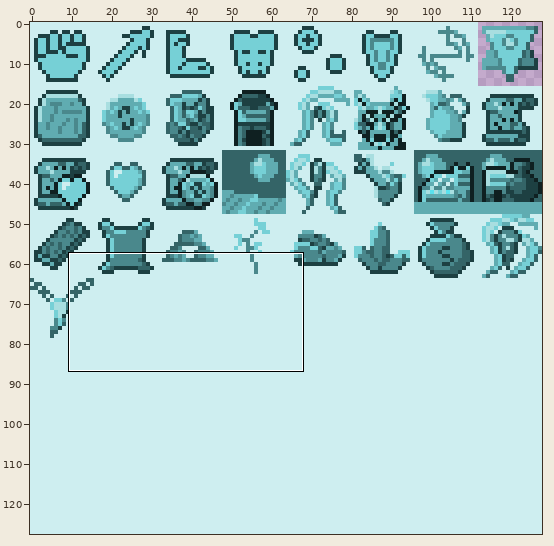
One commit to this sprite sheet: assets/icons/moonicons.png. Above: a wide view before the commit, with the close-up outlined.
Close-up. Before the commit:
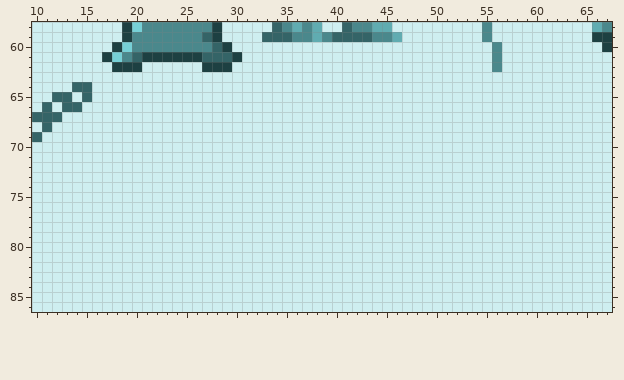
The file is 128x128 pixels. Shown: x 10..67, y 58..86.
New version:
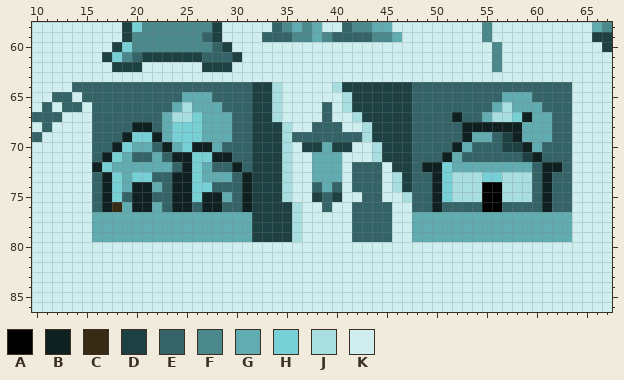
Palette (. is transparent): A #000000  B #0f2021  C #372b16  D #1d4042  E #346467  F #4a888c  G #60acb1  H #76d0d6  J #a8dee0  K #ceeef0
Edits made:
Changed rows in their new state; - is an unchanged pixel.
first column x 16:
64 EEEEEEEEEEEEEEEEDDJ-----JDDDDDDDEEEEEEEEEEEEEEEE
65 EEEEEEEEEGGGEEEEDDJ------JDDDDDDEEEEEEEEEGGGEEEE
66 EEEEEEEEGJGGGEEEDDJ----E-JDDDDDDEEEEEEEEGJGGGEEE
67 EEEEEEEGJJHGGGEEDDJ----E--JDDDDDEEEEBEEGJJHBGGEE
68 EEEEBBEGHHHGGGEEDDDJ--EEE--JDDDDEEEEEBBBBBBGGGEE
69 EEEBHHBGHHHGGGEEDDDJEEEEEEEJDDDDEEEEEBGGEDBGGGEE
70 EEBHGGEBGHBBGEEEDDDJ-DDGDD--JDDDEEEEBGEEEDDBGEEE
71 EBHGEEGEBBHHBBEEDDDJ--GGG---JDDDEEEBGEEEEEEDBEEE
72 BHGGGGGGEBHGEEBEDDDJ--GGG-EEE-DDEBBHGGGGGGGGEBBE
73 EBHGHHEEBBHGGGEBDDDJ--GGG-EEE-JDEEBHJJJHHJJJEBEE
74 EBHGBBGEBBHHEEEBDDDJ--EGE-EEE-JDEEBHJJJAAJJJEBEE
75 EBHEBBEEBBHBBGEBDDDJ--DED--EE--JEEBHJJJAAJJJEBEE
76 EBCGBBGEBBEBBEEBDDDDJ--E--EEEE--EEBEEEEAAEEEEBEE
77 GGGGGGGGGGGGGGGGDDDDJ-----EEEE--GGGGGGGGGGGGGGGG
78 GGGGGGGGGGGGGGGGDDDDJ-----EEEE--GGGGGGGGGGGGGGGG
79 GGGGGGGGGGGGGGGGDDDDJ-----EEEE--GGGGGGGGGGGGGGGG
Boxes around the changes in both close-ups, in picture pixels (x1, y1, x2, y2):
changed: (92, 82, 572, 242)
